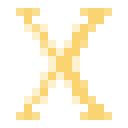
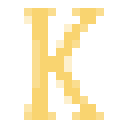
Revision of a layered 128 × 128 image; what changed, layer by layer:
added layer "Kappa copy" above "Kappa" over (x1=24, y1=8, x2=104, y2=120)
hid "Pasted Layer" over (x1=16, y1=8, x2=112, y2=120)
